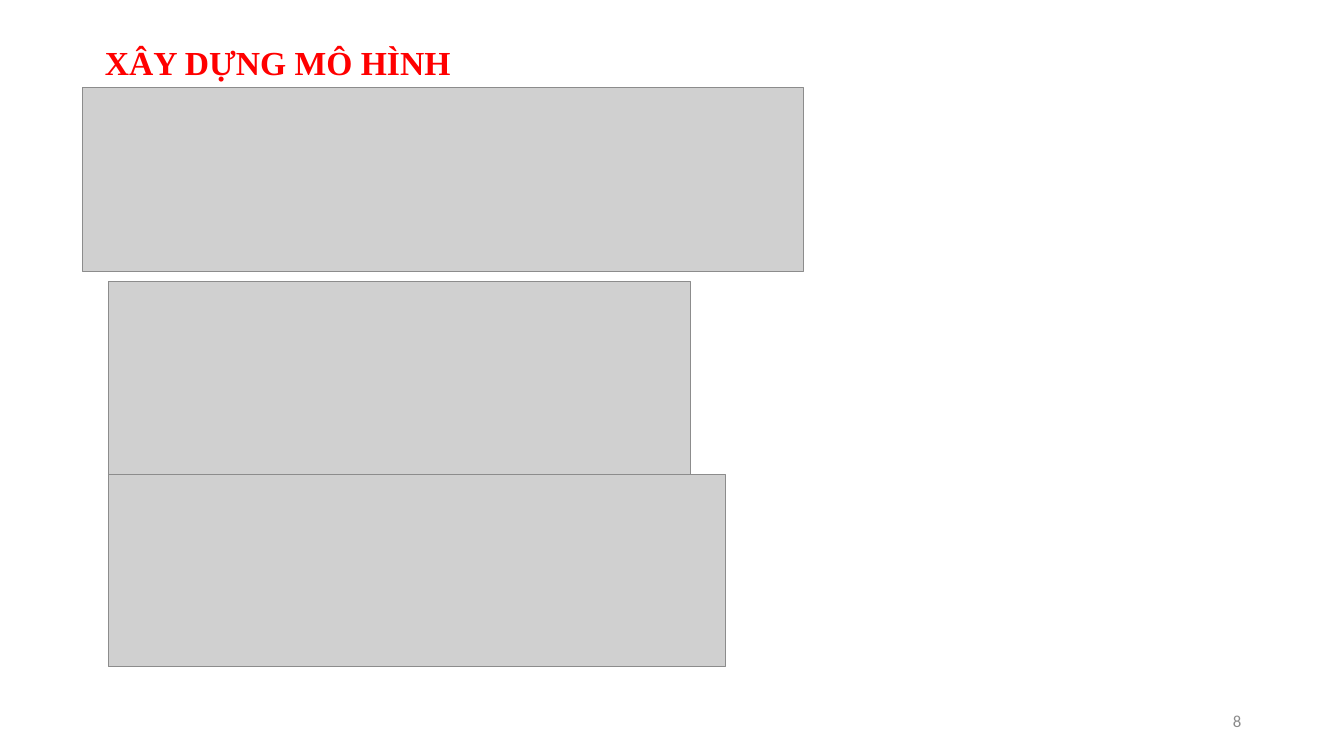
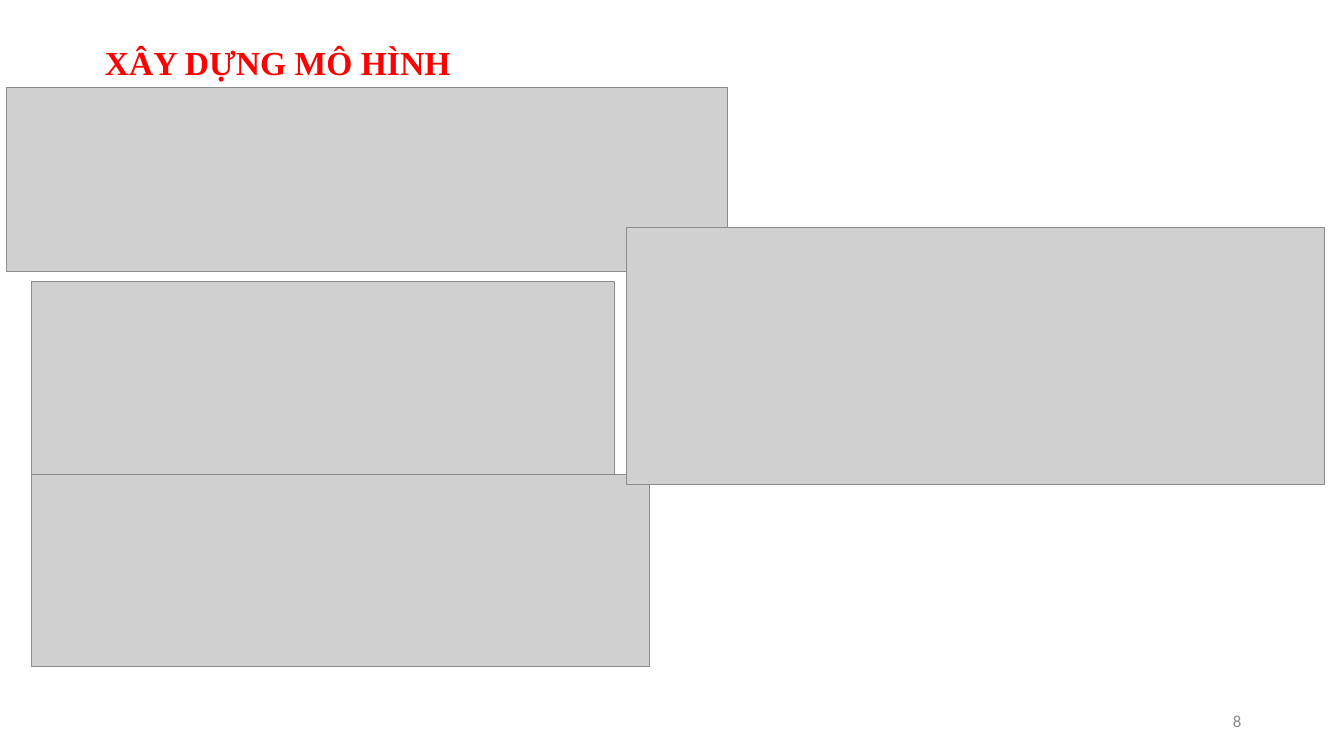
Before and after one commit to tantlu/ramen_rating_2024, a slide deck: slide 8 of Baove.pptx. Drawn at 1344x756 pixels with LibreOffice and Linux fonts; fonts in the diff are those of the drawing; grey boxes stand for pictures. Boxes give left, top, right and bottom in pixels: in the first picture for what was removed or moved away, otherwise in the second. Text is boxed around its words. In the diff, an @@ line names an element or a change of style, - is before the commit and + after.

```diff
--- a/Baove.pptx
+++ b/Baove.pptx
@@ 3 pictures: place and size @@
-3 pictures at <box>83,88,805,667</box>
+3 pictures at <box>6,88,728,667</box>
@@ picture added at <box>627,228,1325,485</box> @@
```
Also in this commit, not shown: 2 other slides changed.
